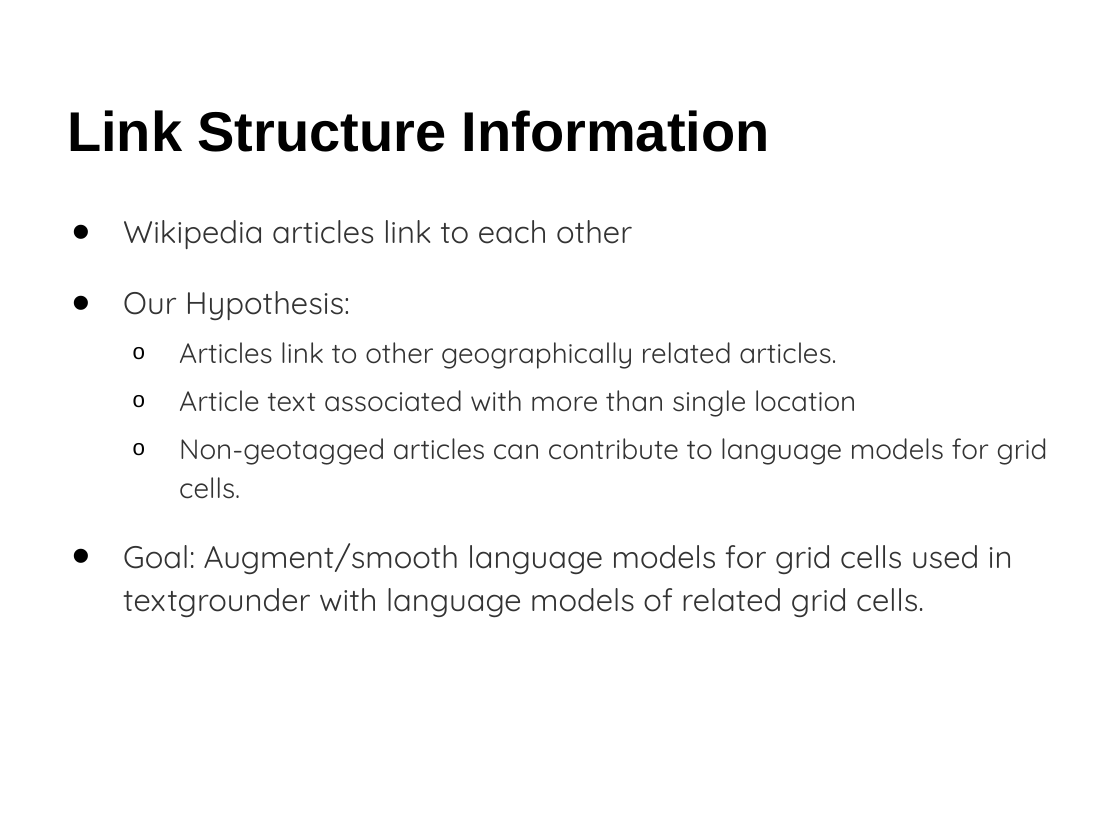
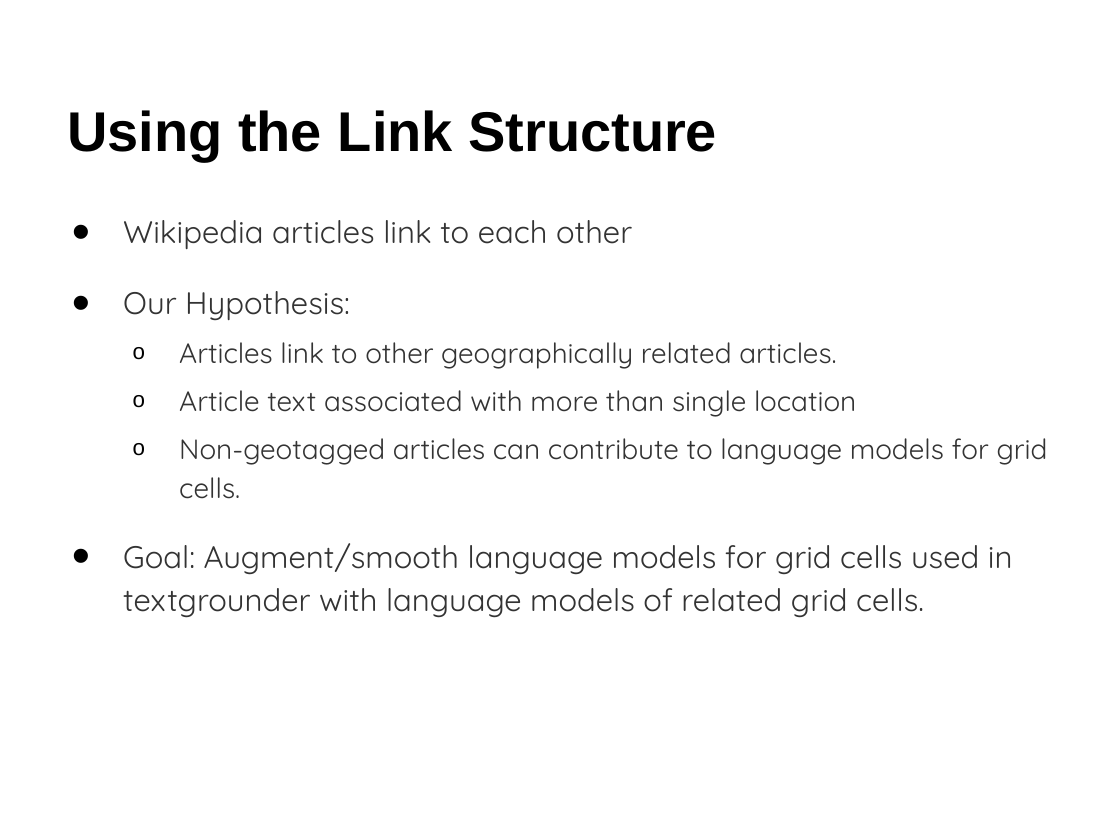
Before and after one commit to raptros/gmm-project-2012, a slide deck: slide 6 of presentation/gmm-2012-presentation.pptx (slide 7 before the commit). Drawn at 1120x840 pixels with LibreOffice and Linux fonts; fonts in the diff are those of the drawing. Boxes give left, top, right and bottom in pixels: in the first picture for what was removed or moved away, otherwise in the second. Text is boxed around its words. In the diff, an @@ line names an element or a change of style, - is before the commit and + after.

```diff
--- a/presentation/gmm-2012-presentation.pptx
+++ b/presentation/gmm-2012-presentation.pptx
@@ title at (67, 110, 717, 161): text changed @@
-Link Structure Information
+Using the Link Structure
```
Also in this commit, not shown: 11 other slides changed, 2 slides added, 2 slides removed.
